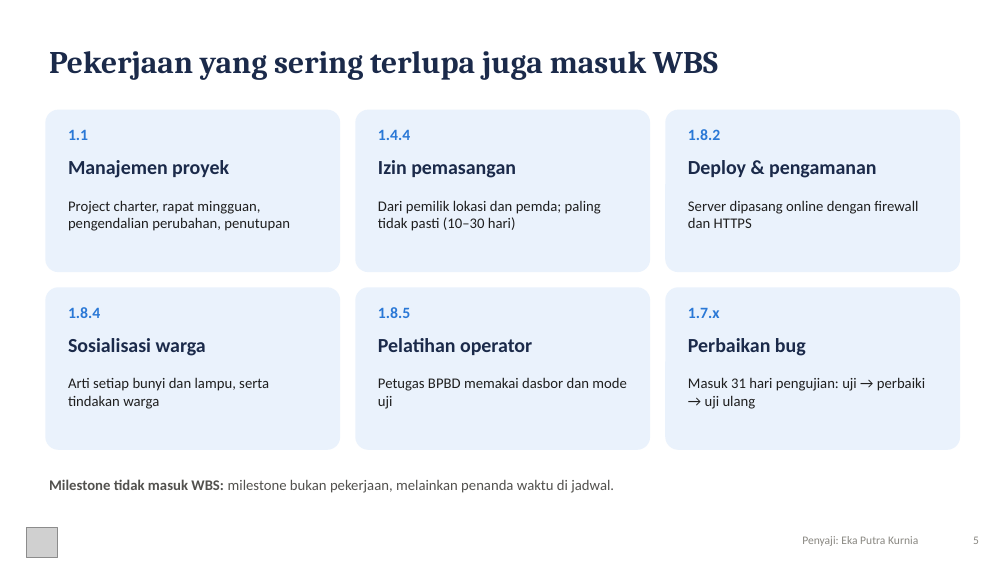
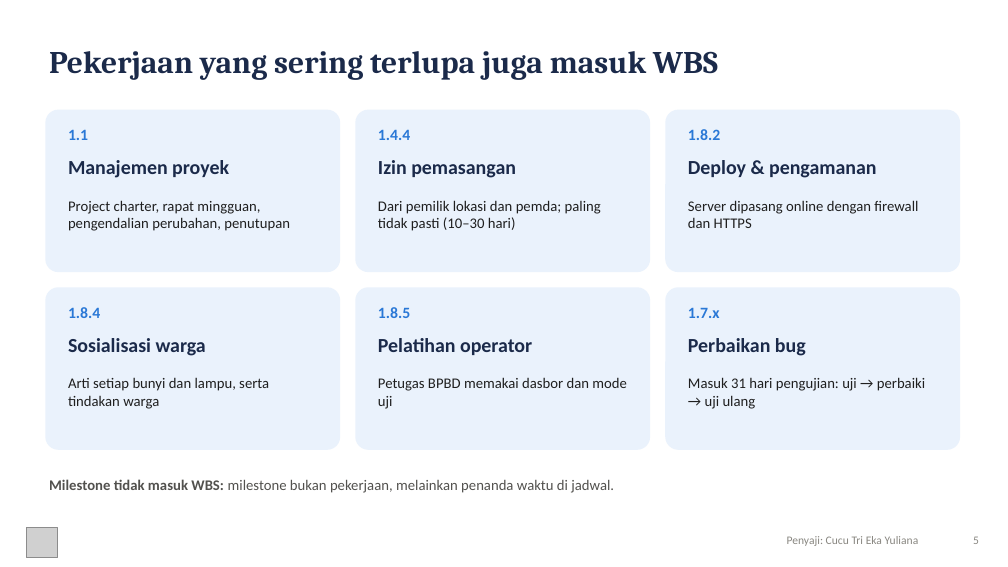
Before and after one commit to mingkimingki/it-proj-manag, a slide deck: slide 5 of tugas2/hasil/Tugas2_RencanaProyek_SPDC_Slide.pptx. Drawn at 1008x567 pixels with LibreOffice and Linux fonts; fonts in the diff are those of the drawing; grey boxes stand for pictures. Boxes give left, top, right and bottom in pixels: in the first picture for what was removed or moved away, otherwise in the second. Text is boxed around its words. In the diff, an @@ line names an element or a change of style, - is before the commit and + after.

```diff
--- a/tugas2/hasil/Tugas2_RencanaProyek_SPDC_Slide.pptx
+++ b/tugas2/hasil/Tugas2_RencanaProyek_SPDC_Slide.pptx
@@ text at (787, 536, 919, 546): text changed @@
-Penyaji: Eka Putra Kurnia
+Penyaji: Cucu Tri Eka Yuliana
```
Also in this commit, not shown: 2 other slides changed, 5 other files.
